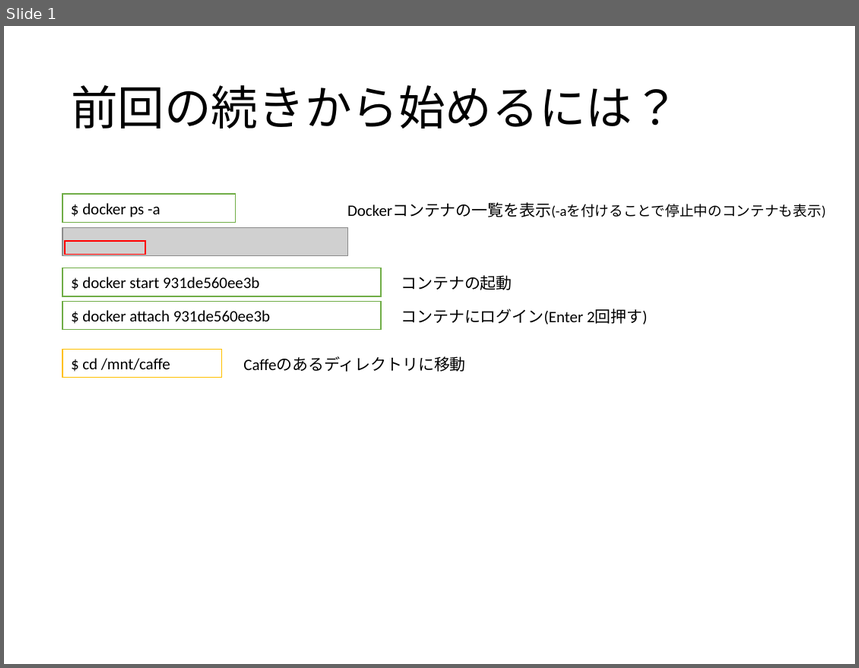
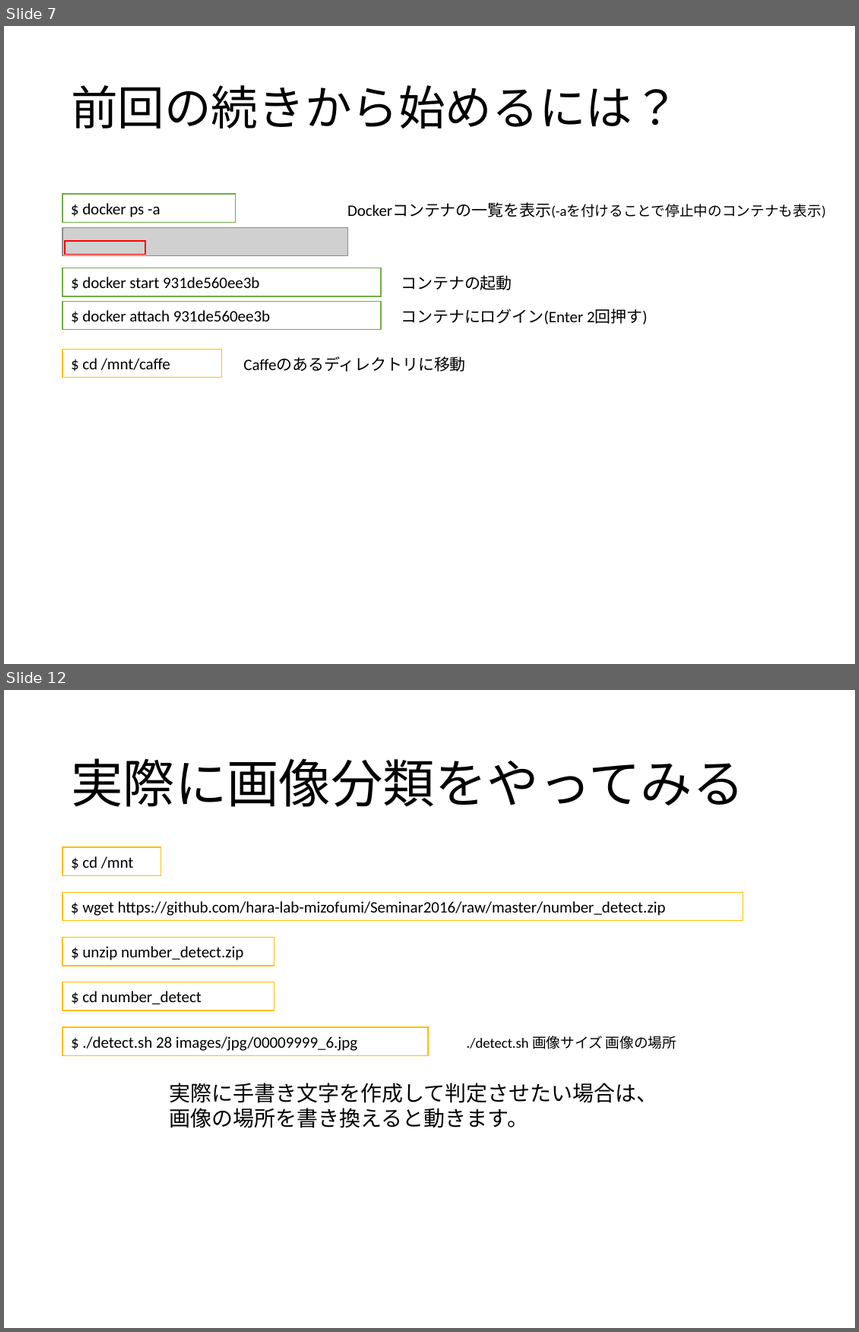
Before and after one commit to hara-lab-mizofumi/Seminar2016, a slide deck: 4-Caffeを使った画像分類.pptx. Shown one above the other, each under a label of ours: slide 1 before the commit, slides 7 and 12 after it; the slides between them are not shown. The pictures are 859x668 and 859x1332 pixels, drawn with LibreOffice and Linux fonts; fonts in the diff are those of the drawing; grey boxes stand for pictures. Boxes give left, top, right and bottom in pixels: in the first picture for what was removed or moved away, otherwise in the second. Text is boxed around its words. In the diff, an @@ line names an element or a change of style, - is before the commit and + after.

```diff
--- a/4-Caffeを使った画像分類.pptx
+++ b/4-Caffeを使った画像分類.pptx
@@ slide 12 added at (x1=4, y1=690, x2=855, y2=1328), background #FFFFFF @@
@@ title added at (x1=71, y1=758, x2=744, y2=807), 44 pt, text #000000 @@
+実際に画像分類をやってみる
@@ rectangle added at (x1=63, y1=847, x2=161, y2=875), fill #FFFFFF, outline #FFC000 1 pt, 13.5 pt, text #000000 @@
+$ cd /mnt
@@ rectangle added at (x1=63, y1=893, x2=743, y2=921), fill #FFFFFF, outline #FFC000 1 pt, 13.5 pt, text #000000 @@
+$ wget https://github.com/hara-lab-mizofumi/Seminar2016/raw/master/number_detect.zip
@@ rectangle added at (x1=63, y1=938, x2=275, y2=966), fill #FFFFFF, outline #FFC000 1 pt, 13.5 pt, text #000000 @@
+$ unzip number_detect.zip
@@ rectangle added at (x1=63, y1=983, x2=275, y2=1011), fill #FFFFFF, outline #FFC000 1 pt, 13.5 pt, text #000000 @@
+$ cd number_detect
@@ rectangle added at (x1=63, y1=1027, x2=428, y2=1055), fill #FFFFFF, outline #FFC000 1 pt, 13.5 pt, text #000000 @@
+$ ./detect.sh 28 images/jpg/00009999_6.jpg
@@ text added at (x1=467, y1=1036, x2=677, y2=1049), 12 pt, text #000000 @@
+./detect.sh 画像サイズ 画像の場所
@@ text added at (x1=170, y1=1083, x2=658, y2=1129), 18 pt, text #000000 @@
+実際に手書き文字を作成して判定させたい場合は、
+画像の場所を書き換えると動きます。
@@ what was slide 1 is now slide 7 @@
```
Also in this commit, not shown: 2 slides changed, 8 other slides added.
